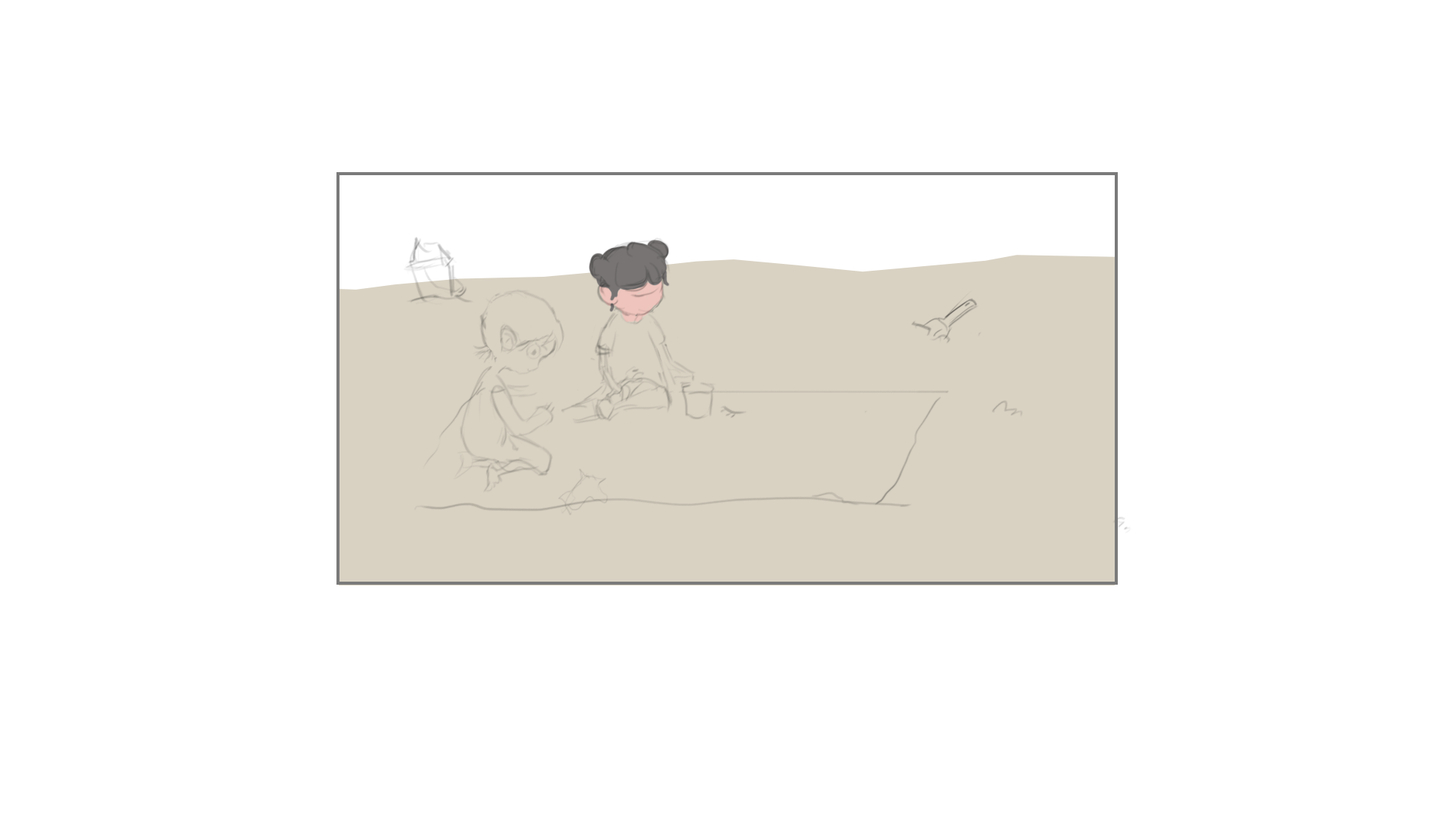
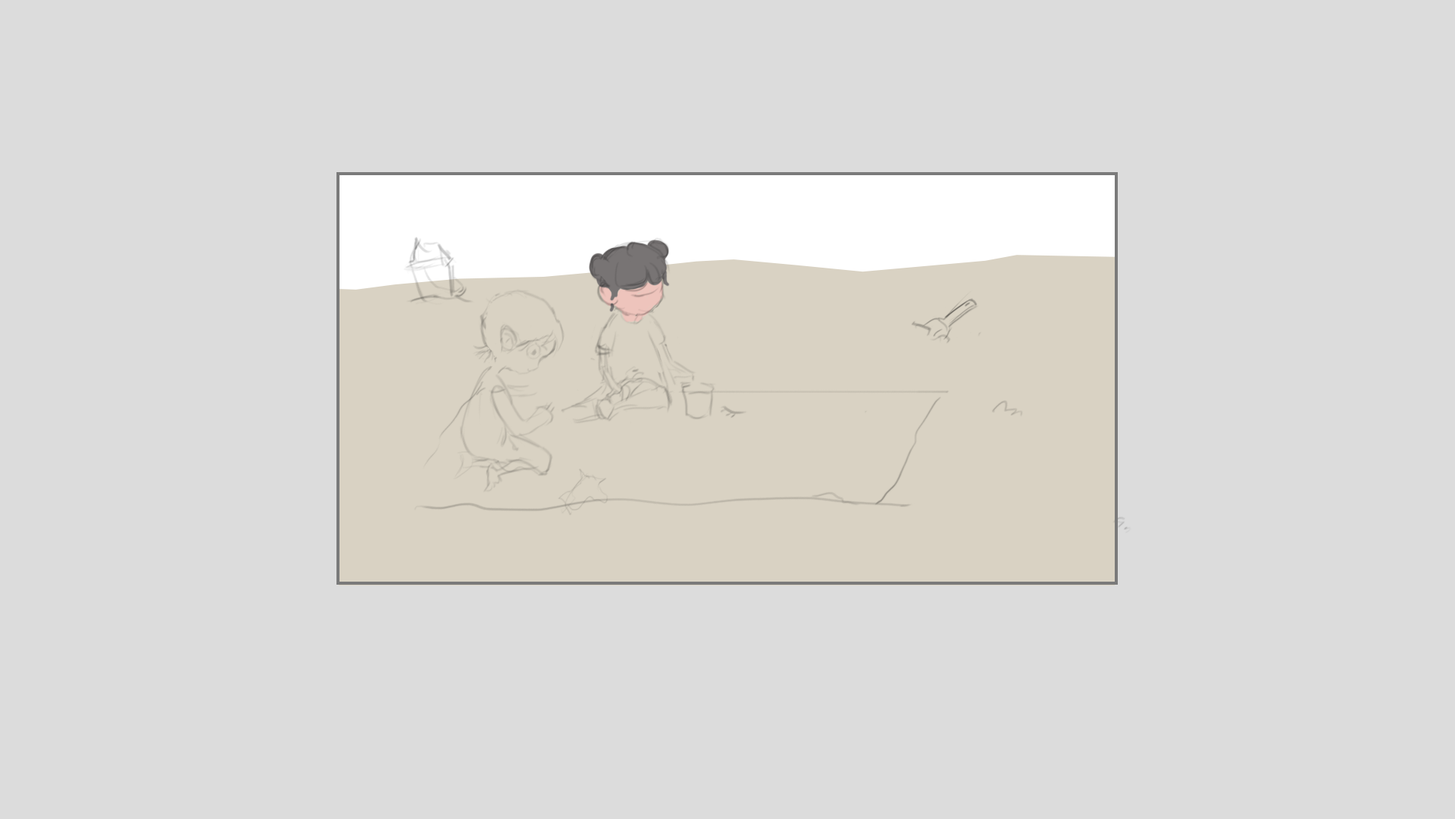
Layers edited between the first and the second 1455px x 819px image:
added layer "颜色填充 2" above "图层 0" over box(0, 0, 1455, 819)
